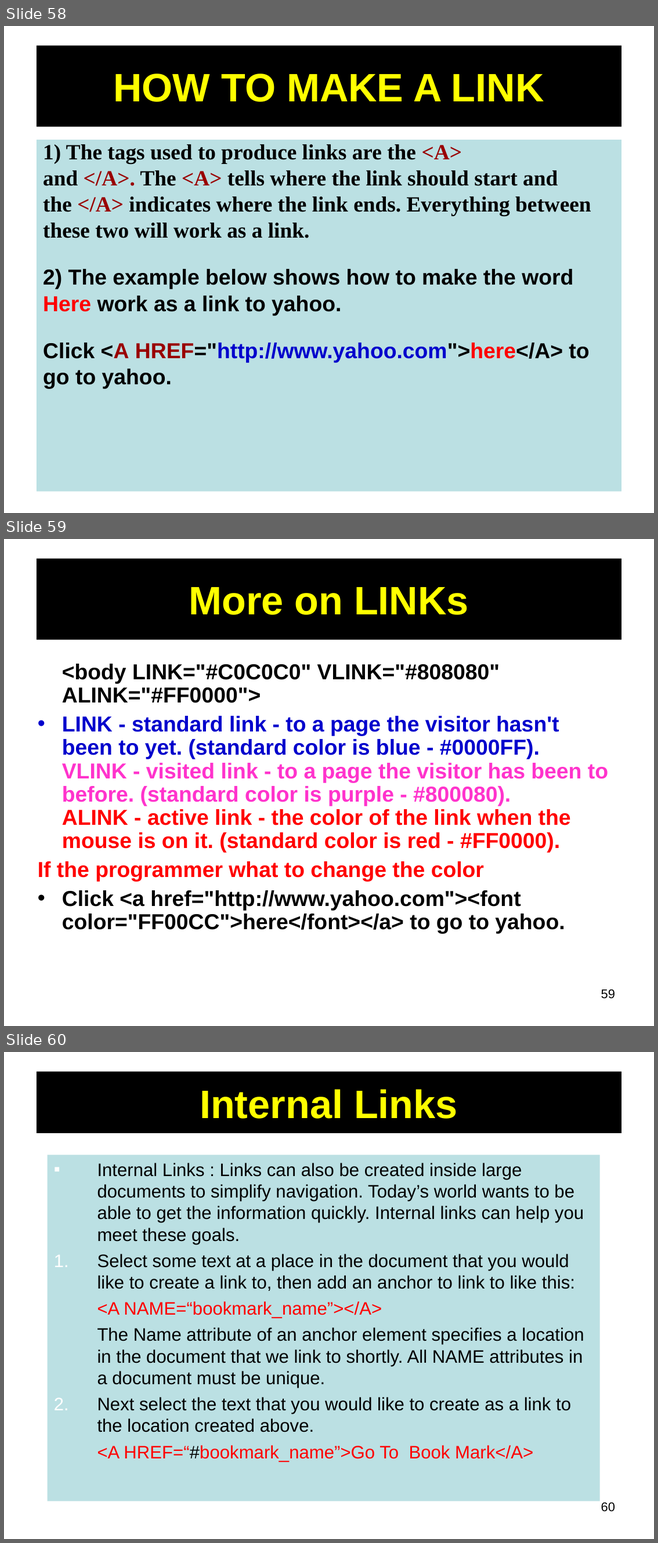
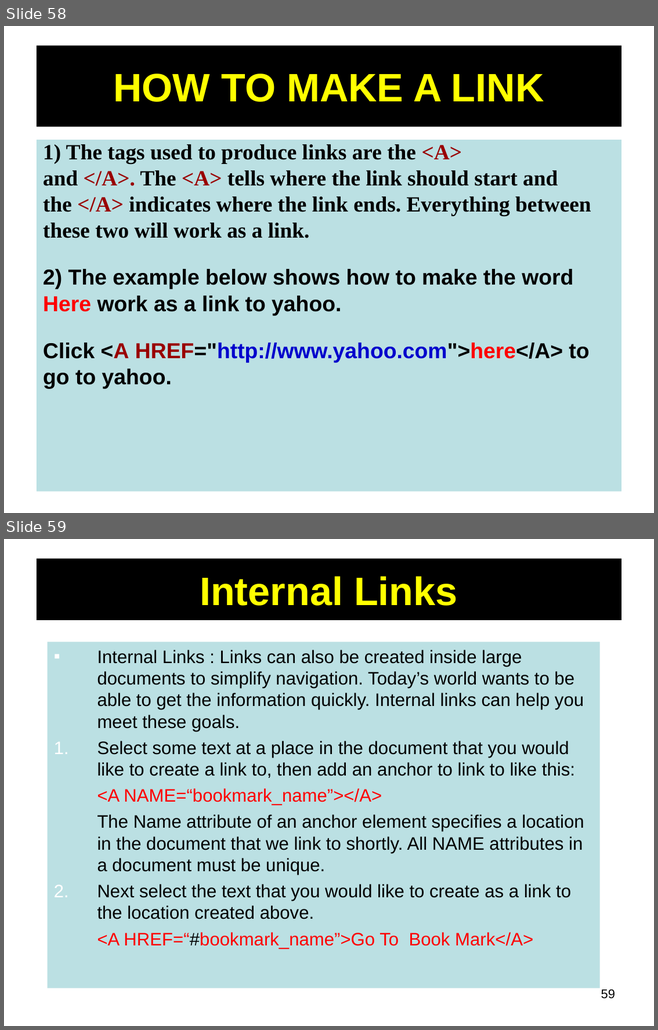
Before and after one commit to engineershoaibakhter/Web-App-Development-Course, a slide deck: notes/html.ppt. Shown one above the other, each under a label of ours: slides 58, 59 and 60 before the commit, slides 58 and 59 after it. The pictures are 658x1543 and 658x1030 pixels, drawn with LibreOffice and Linux fonts; fonts in the diff are those of the drawing. Boxes give left, top, right and bottom in pixels: in the first picture for what was removed or moved away, otherwise in the second. Text is boxed around its words. In the diff, an @@ line names an element or a change of style, - is before the commit and + after.

```diff
--- a/notes/html.ppt
+++ b/notes/html.ppt
@@ slide 59 removed at box(4, 539, 654, 1026), background #FFFFFF @@
@@ title removed at box(36, 559, 621, 640) @@
-More on LINKs
@@ text removed at box(38, 664, 608, 934) @@
-<body LINK="#C0C0C0" VLINK="#808080" ALINK="#FF0000">
-• LINK - standard link - to a page the visitor hasn't been to yet. (standard color is blue - #0000FF).
-  VLINK - visited link - to a page the visitor has been to before. (standard color is purple - #800080).
-  ALINK - active link - the color of the link when the mouse is on it. (standard color is red - #FF0000).
-If the programmer what to change the color
-• Click <a href="http://www.yahoo.com"><font color="FF00CC">here</font></a> to go to yahoo.
@@ page number removed at box(601, 989, 615, 999) @@
-59
@@ what was slide 60 is now slide 59 @@
@@ page number at box(601, 989, 615, 999): text changed @@
-60
+59
```
Also in this commit, not shown: 4 other slides removed, 1 other file.
